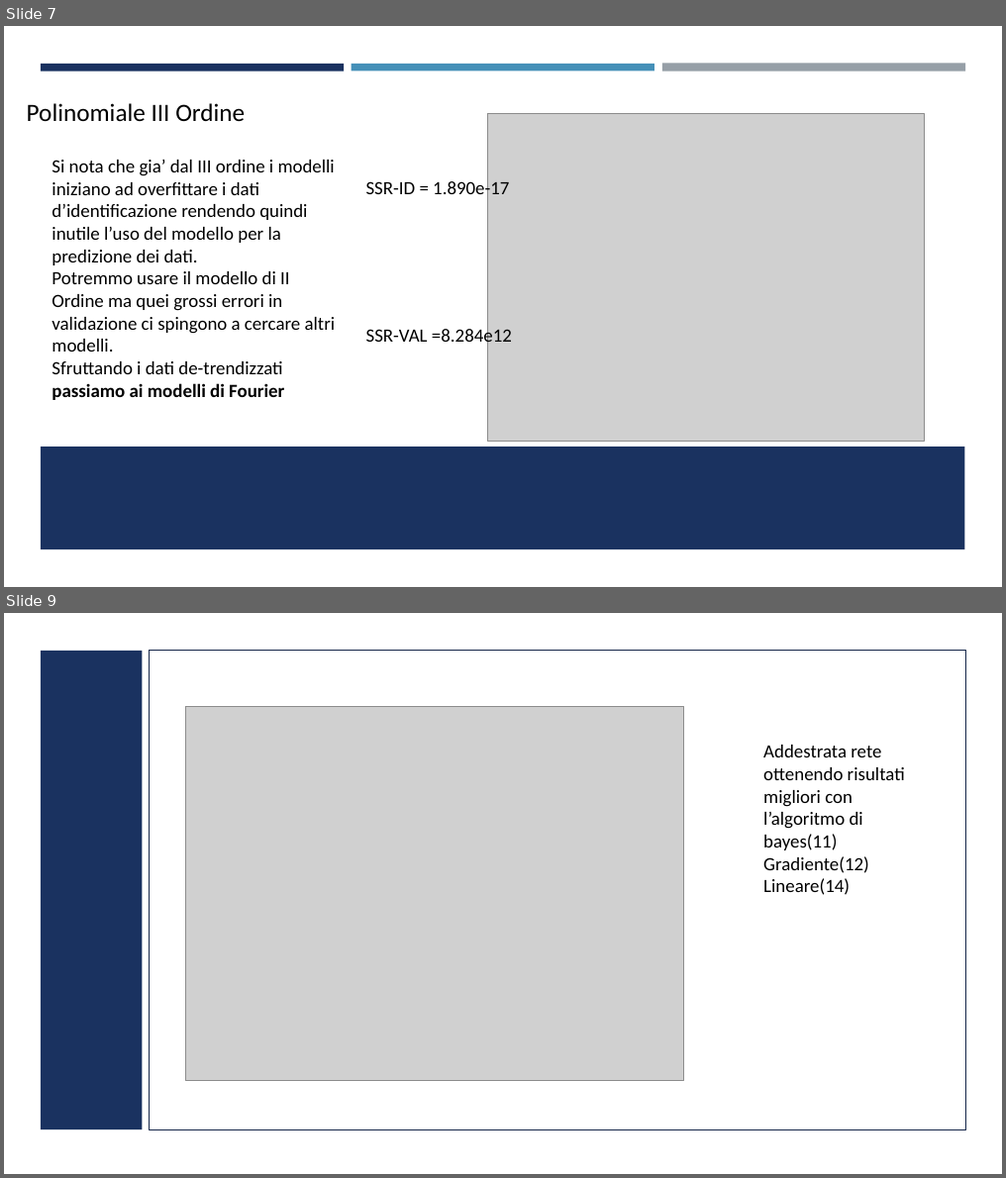
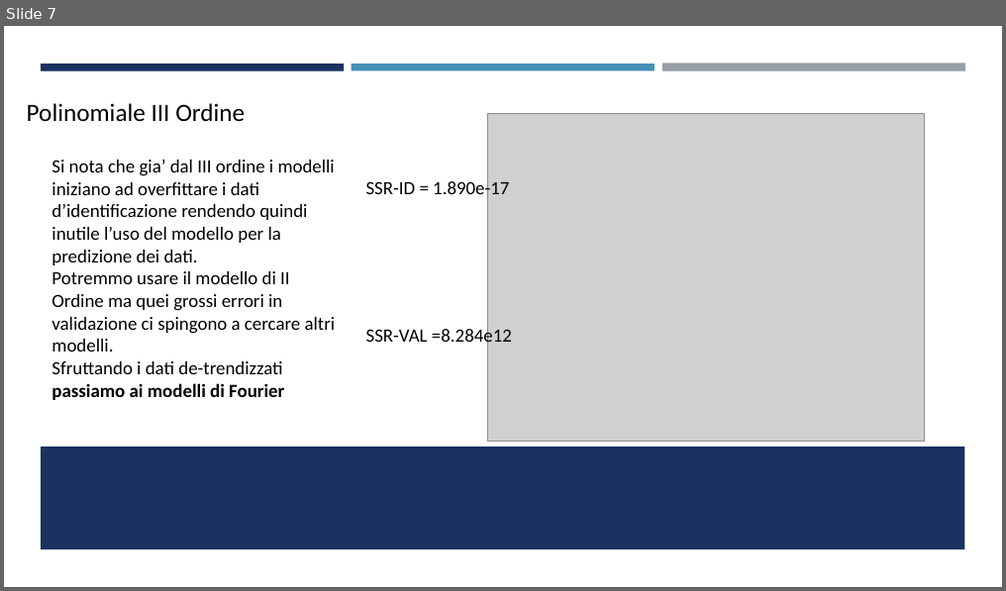
Before and after one commit to FabioPezzini/ShortTerm-Predictor, a slide deck: ProvaPresentazione.pptx. Shown one above the other, each under a label of ours: slides 7 and 9 before the commit, slide 7 after it; the slides between them are not shown. The pictures are 1006x1178 and 1006x591 pixels, drawn with LibreOffice and Linux fonts; fonts in the diff are those of the drawing; grey boxes stand for pictures. Boxes give left, top, right and bottom in pixels: in the first picture for what was removed or moved away, otherwise in the second. Text is boxed around its words. In the diff, an @@ line names an element or a change of style, - is before the commit and + after.

```diff
--- a/ProvaPresentazione.pptx
+++ b/ProvaPresentazione.pptx
@@ slide 9 removed at (x1=4, y1=613, x2=1002, y2=1174), background #FFFFFF @@
@@ rectangle removed at (x1=4, y1=613, x2=1002, y2=1174) @@
@@ rectangle removed at (x1=41, y1=651, x2=143, y2=1131) @@
@@ rectangle removed at (x1=150, y1=651, x2=965, y2=1130) @@
@@ picture removed at (x1=186, y1=707, x2=684, y2=1081) @@
@@ text removed at (x1=763, y1=745, x2=905, y2=895) @@
-Addestrata rete ottenendo risultati migliori con l’algoritmo di bayes(11)
-Gradiente(12)
-Lineare(14)
```
Also in this commit, not shown: 2 slides changed, 6 slides added, 3 other slides removed, 1 other file.
